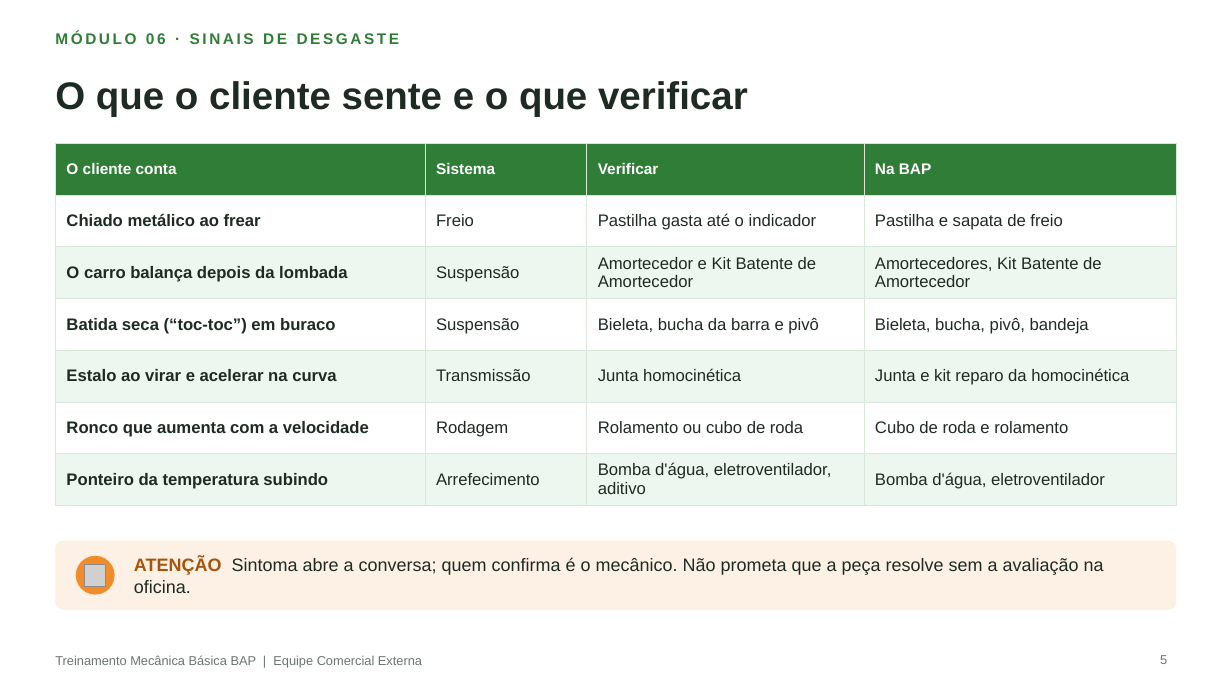
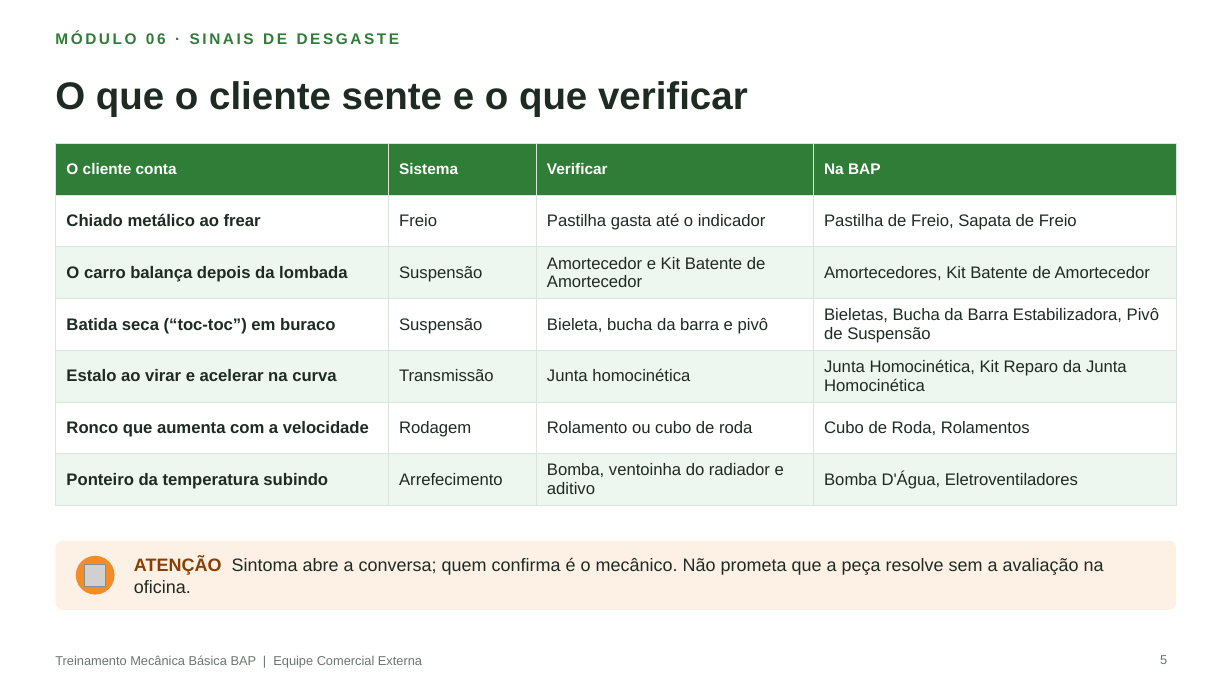
Before and after one commit to aloirr/bapajudacatalogo, a slide deck: slide 5 of catalogo_grafico/simulacoes/T-0032/AMOSTRA_Treinamento_Mecanica_Basica_BAP.pptx. Drawn at 1232x693 pixels with LibreOffice and Linux fonts; fonts in the diff are those of the drawing; grey boxes stand for pictures; background and template pictures are left out. Boxes give left, top, right and bottom in pixels: in the first picture for what was removed or moved away, otherwise in the second. Text is boxed around its words. In the diff, an @@ line names an element or a change of style, - is before the commit and + after.

```diff
--- a/catalogo_grafico/simulacoes/T-0032/AMOSTRA_Treinamento_Mecanica_Basica_BAP.pptx
+++ b/catalogo_grafico/simulacoes/T-0032/AMOSTRA_Treinamento_Mecanica_Basica_BAP.pptx
@@ table at [55, 143, 1177, 498] @@
-row 2, column 4: Pastilha e sapata de freio
+row 2, column 4: Pastilha de Freio, Sapata de Freio
-row 4, column 4: Bieleta, bucha, pivô, bandeja
+row 4, column 4: Bieletas, Bucha da Barra Estabilizadora, Pivô de Suspensão
-row 5, column 4: Junta e kit reparo da homocinética
+row 5, column 4: Junta Homocinética, Kit Reparo da Junta Homocinética
-row 6, column 4: Cubo de roda e rolamento
+row 6, column 4: Cubo de Roda, Rolamentos
-row 7, column 3: Bomba d'água, eletroventilador, aditivo
+row 7, column 3: Bomba, ventoinha do radiador e aditivo
-row 7, column 4: Bomba d'água, eletroventilador
+row 7, column 4: Bomba D'Água, Eletroventiladores
@@ text "ATENÇÃO Sintoma abre a conversa; ..." at [134, 557, 1104, 593]: text colour #A9530A to #8A3F00 in "ATENÇÃO" @@
```
Also in this commit, not shown: 5 other files.
